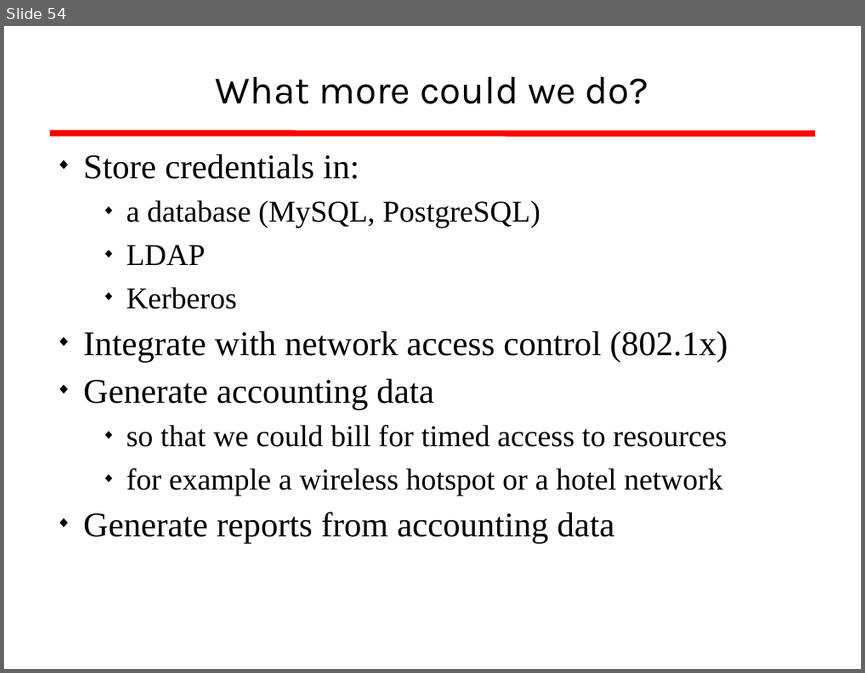
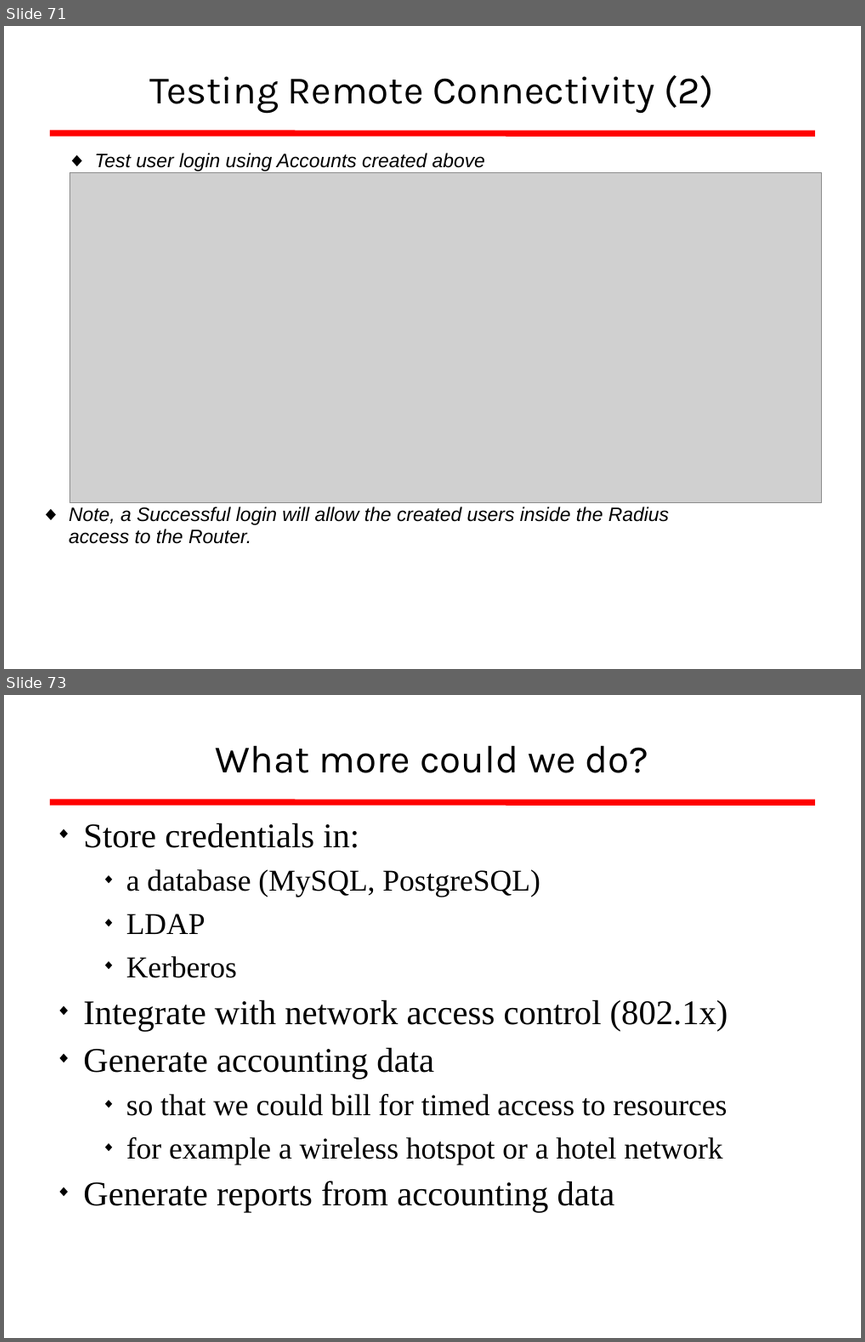
Before and after one commit to afnog/afnog.github.io, a slide deck: sse/radius/radius_presentation.ppt. Shown one above the other, each under a label of ours: slide 54 before the commit, slides 71 and 73 after it; the slides between them are not shown. The pictures are 865x673 and 865x1342 pixels, drawn with LibreOffice and Linux fonts; fonts in the diff are those of the drawing; grey boxes stand for pictures; background and template pictures are left out. Boxes give left, top, right and bottom in pixels: in the first picture for what was removed or moved away, otherwise in the second. Text is boxed around its words. In the diff, an @@ line names an element or a change of style, - is before the commit and + after.

```diff
--- a/sse/radius/radius_presentation.ppt
+++ b/sse/radius/radius_presentation.ppt
@@ slide 71 added at (4,26,861,669), background #FFFFFF; not listed: 1 template element that a slide beside it also shows @@
@@ title added at (150,75,714,113), 36 pt, text #000000 @@
+Testing Remote Connectivity (2)
@@ text added at (95,153,485,171), 18 pt, text #000000, italic @@
+◆ Test user login using Accounts created above
@@ picture added at (70,172,822,503) @@
@@ text added at (69,506,669,544), 18 pt, text #000000, italic @@
+◆ Note, a Successful login will allow the created users inside the Radius access to the Router.
@@ what was slide 54 is now slide 73 @@
```
Also in this commit, not shown: 5 slides changed, 34 other slides added, 16 slides removed.
